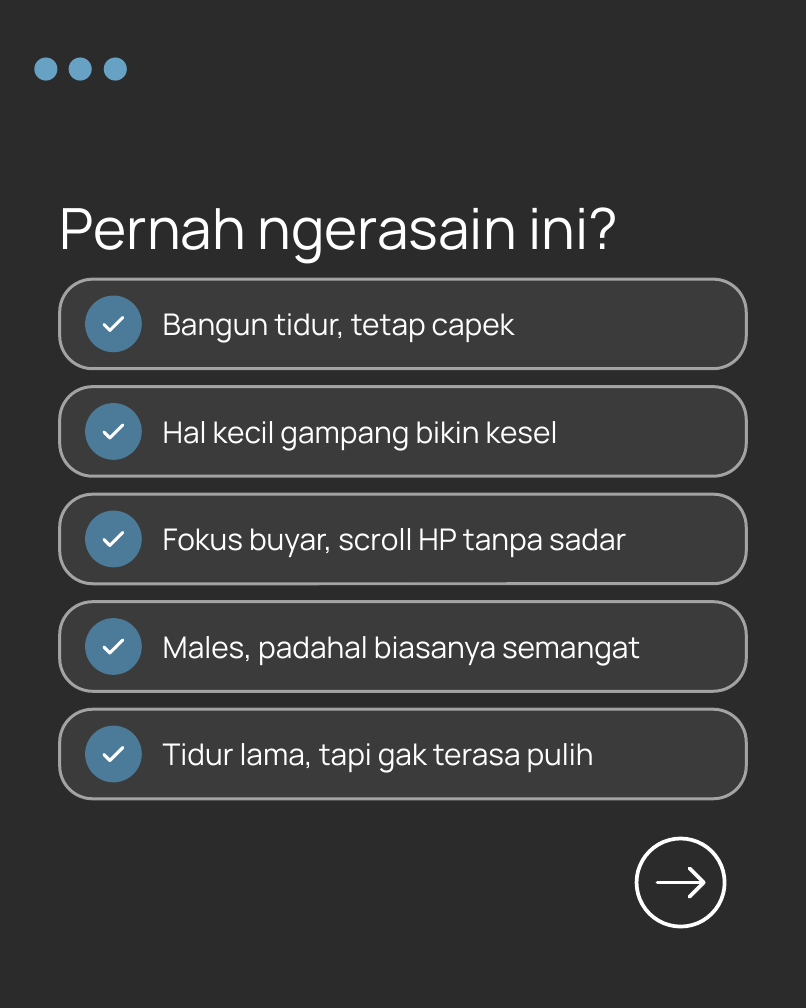
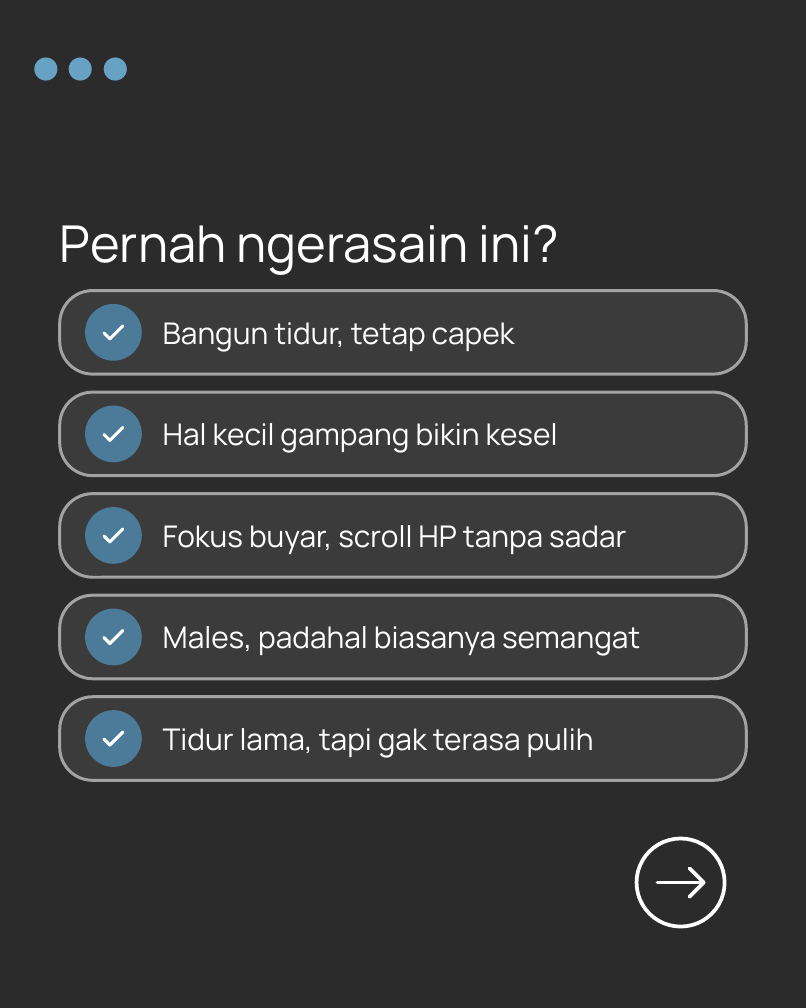
Before and after one commit to aljihadjundy-oss/jundy-aljihad, a slide deck: slide 2 of carousel-output/C05-5-tanda-reset/C05.pptx. Drawn at 806x1008 pixels with LibreOffice and Linux fonts; fonts in the diff are those of the drawing; background and template pictures are left out; a plain dark background stands for a picture behind light text. Boxes give left, top, right and bottom in pixels: in the first picture for what was removed or moved away, otherwise in the second. Text is boxed around its words. In the diff, an @@ line names an element or a change of style, - is before the commit and + after.

```diff
--- a/carousel-output/C05-5-tanda-reset/C05.pptx
+++ b/carousel-output/C05-5-tanda-reset/C05.pptx
@@ text "Pernah ngerasain ini?": place and size @@
-text "Pernah ngerasain ini?" at bbox=[60, 207, 618, 264]
+text "Pernah ngerasain ini?" at bbox=[60, 224, 559, 275]
@@ text "Pernah ngerasain ini?" at bbox=[60, 224, 559, 275]: size 57 to 51 pt; line spacing 67.2pt to 60.2pt @@
@@ rounded rectangle: place and size @@
-rounded rectangle at bbox=[59, 279, 746, 368]
+rounded rectangle at bbox=[59, 290, 746, 374]
@@ text "Bangun tidur, tetap capek": place and size @@
-text "Bangun tidur, tetap capek" at bbox=[163, 313, 515, 343]
+text "Bangun tidur, tetap capek" at bbox=[163, 322, 515, 352]
@@ ellipse: place and size @@
-ellipse at bbox=[85, 295, 142, 352]
+ellipse at bbox=[85, 304, 142, 360]
@@ freeform shape: place and size @@
-freeform shape at bbox=[104, 317, 123, 330]
+freeform shape at bbox=[104, 326, 123, 339]
@@ rounded rectangle: place and size @@
-rounded rectangle at bbox=[59, 386, 746, 476]
+rounded rectangle at bbox=[59, 392, 746, 476]
@@ freeform shape at bbox=[104, 427, 123, 440]: outline redrawn @@
@@ rounded rectangle: place and size @@
-rounded rectangle at bbox=[59, 494, 746, 583]
+rounded rectangle at bbox=[59, 494, 746, 577]
@@ ellipse: place and size @@
-ellipse at bbox=[85, 510, 142, 567]
+ellipse at bbox=[85, 507, 142, 563]
@@ freeform shape at bbox=[104, 529, 123, 542]: outline redrawn @@
@@ rounded rectangle: place and size @@
-rounded rectangle at bbox=[59, 601, 746, 691]
+rounded rectangle at bbox=[59, 595, 746, 678]
@@ text "Males, padahal biasanya semangat": place and size @@
-text "Males, padahal biasanya semangat" at bbox=[163, 636, 640, 666]
+text "Males, padahal biasanya semangat" at bbox=[163, 626, 640, 656]
@@ ellipse: place and size @@
-ellipse at bbox=[85, 618, 142, 674]
+ellipse at bbox=[85, 608, 142, 665]
@@ freeform shape: place and size @@
-freeform shape at bbox=[104, 640, 123, 653]
+freeform shape at bbox=[104, 630, 123, 643]
@@ proportions changed in 5 elements at bbox=[59, 392, 746, 476], bbox=[59, 494, 746, 577], bbox=[59, 290, 746, 374], bbox=[59, 595, 746, 678], bbox=[59, 696, 746, 780] @@
@@ rounded rectangle: place and size @@
-rounded rectangle at bbox=[59, 709, 746, 798]
+rounded rectangle at bbox=[59, 696, 746, 780]
@@ ellipse: place and size @@
-ellipse at bbox=[85, 725, 142, 782]
+ellipse at bbox=[85, 710, 142, 767]
@@ text "Tidur lama, tapi gak terasa ...": place and size @@
-text "Tidur lama, tapi gak terasa ..." at bbox=[163, 743, 594, 773]
+text "Tidur lama, tapi gak terasa ..." at bbox=[163, 728, 594, 758]
@@ freeform shape: place and size @@
-freeform shape at bbox=[104, 747, 123, 760]
+freeform shape at bbox=[104, 731, 123, 744]
```
Also in this commit, not shown: 9 other files.
